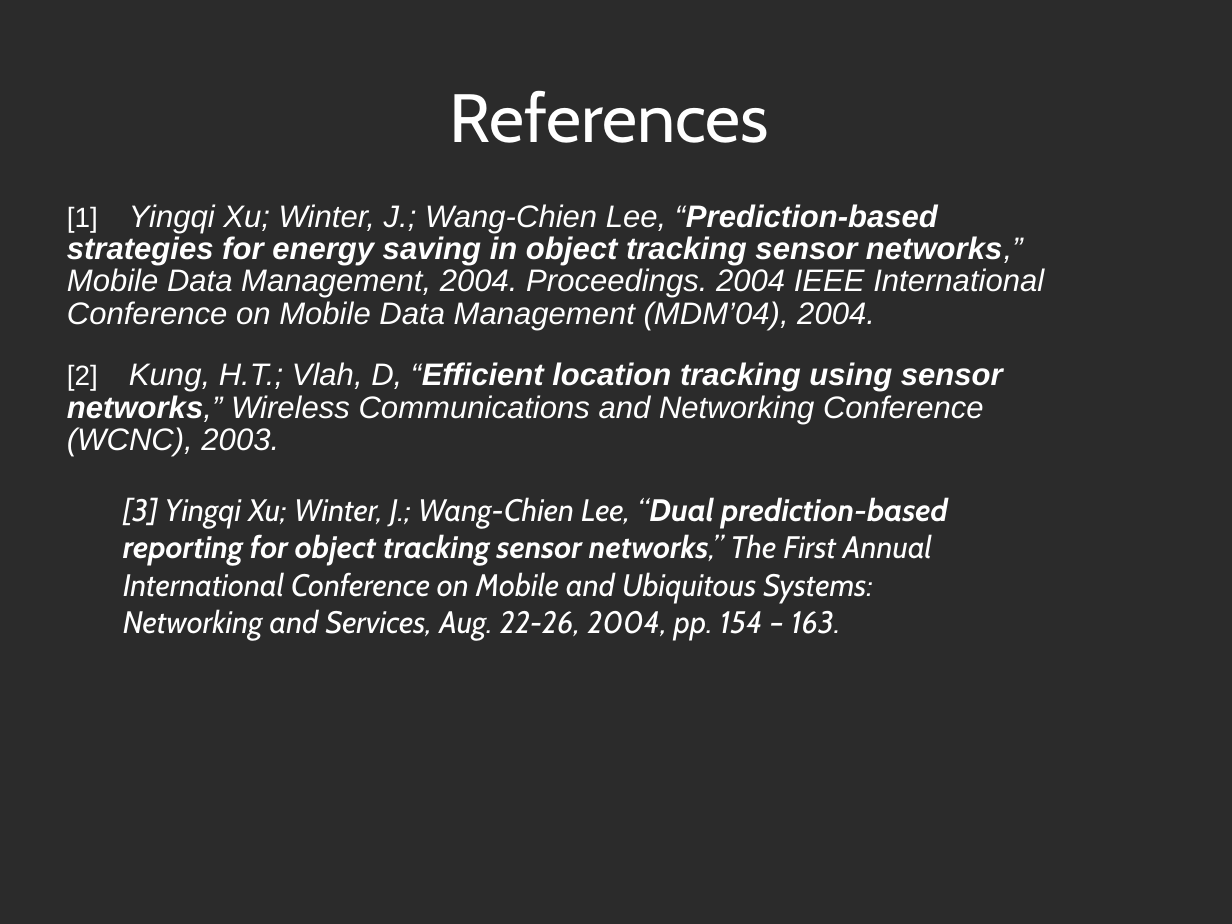
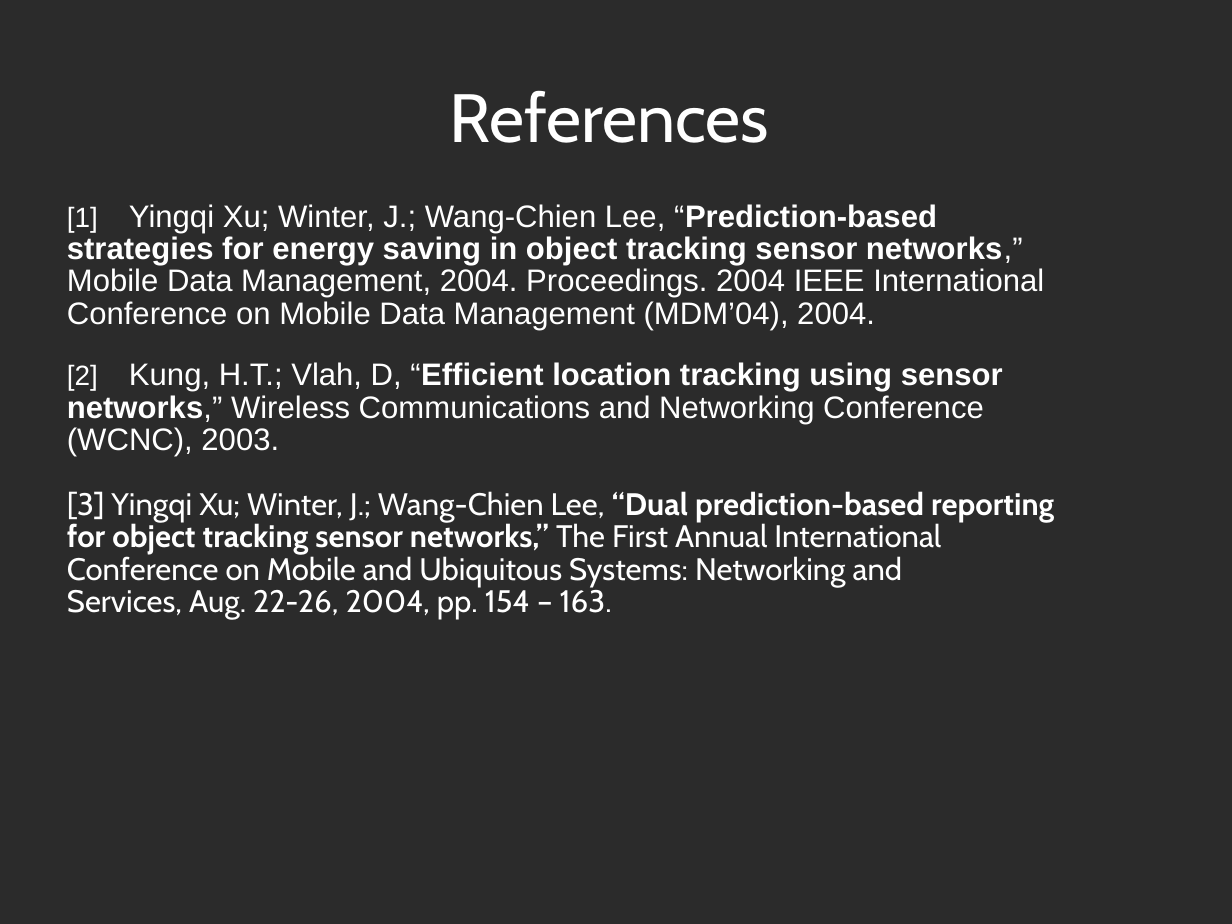
Before and after one commit to LuisEduardoER/baffleship, a slide deck: slide 19 of 370project.ppt. Drawn at 1232x924 pixels with LibreOffice and Linux fonts; fonts in the diff are those of the drawing; background and template pictures are left out; a plain dark background stands for a picture behind light text. Boxes give left, top, right and bottom in pixels: in the first picture for what was removed or moved away, otherwise in the second. Text is boxed around its words. In the diff, an @@ line names an element or a change of style, - is before the commit and + after.

Commit message:
ok

```diff
--- a/370project.ppt
+++ b/370project.ppt
@@ text at [67, 204, 1044, 457]: italic off in "Yingqi Xu; Winter, J.; Wang-Chien Lee, “Prediction-based ...", "Kung, H.T.; Vlah, D, “Efficient location tracking ..." @@
@@ text at [67, 491, 1054, 620]: text changed; italic off @@
-  [3] Yingqi Xu; Winter, J.; Wang-Chien Lee, “Dual prediction-based
-  reporting for object tracking sensor networks,” The First Annual
-  International Conference on Mobile and Ubiquitous Systems:
-  Networking and Services, Aug. 22-26, 2004, pp. 154 – 163.
+[3] Yingqi Xu; Winter, J.; Wang-Chien Lee, “Dual prediction-based reporting for object tracking sensor networks,” The First Annual International Conference on Mobile and Ubiquitous Systems: Networking and Services, Aug. 22-26, 2004, pp. 154 – 163.
```
Also in this commit, not shown: 2 other slides changed, 1 slide added, 1 slide removed.
